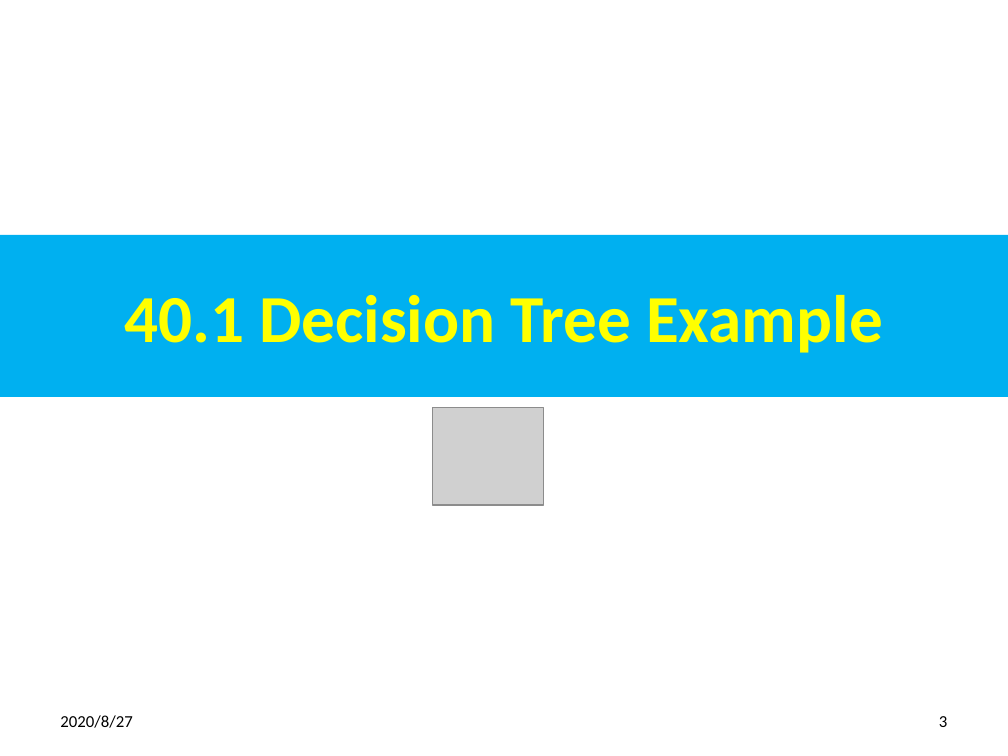
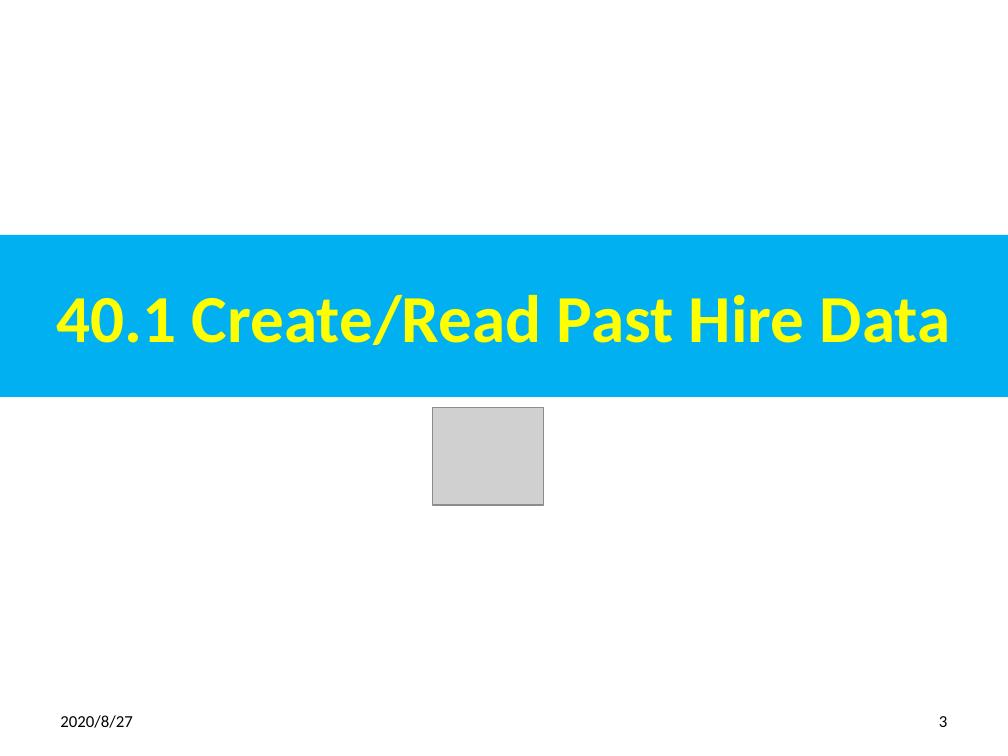
Before and after one commit to peterhchen/900_Python_ML_DS_DL, a slide deck: slide 3 of 040_PredictHireDecision.pptx. Drawn at 1008x756 pixels with LibreOffice and Linux fonts; fonts in the diff are those of the drawing; grey boxes stand for pictures. Boxes give left, top, right and bottom in pixels: in the first picture for what was removed or moved away, otherwise in the second. Text is boxed around its words. In the diff, an @@ line names an element or a change of style, - is before the commit and + after.

```diff
--- a/040_PredictHireDecision.pptx
+++ b/040_PredictHireDecision.pptx
@@ title at <box>57,295,951,345</box>: text changed @@
-40.1 Decision Tree Example
+40.1 Create/Read Past Hire Data
```
Also in this commit, not shown: 2 other slides changed, 22 slides added.
